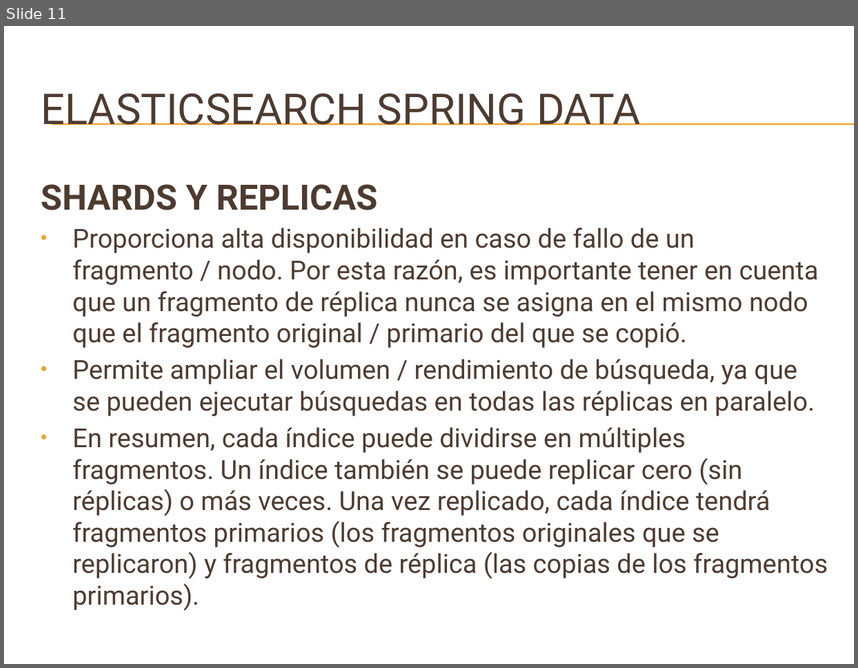
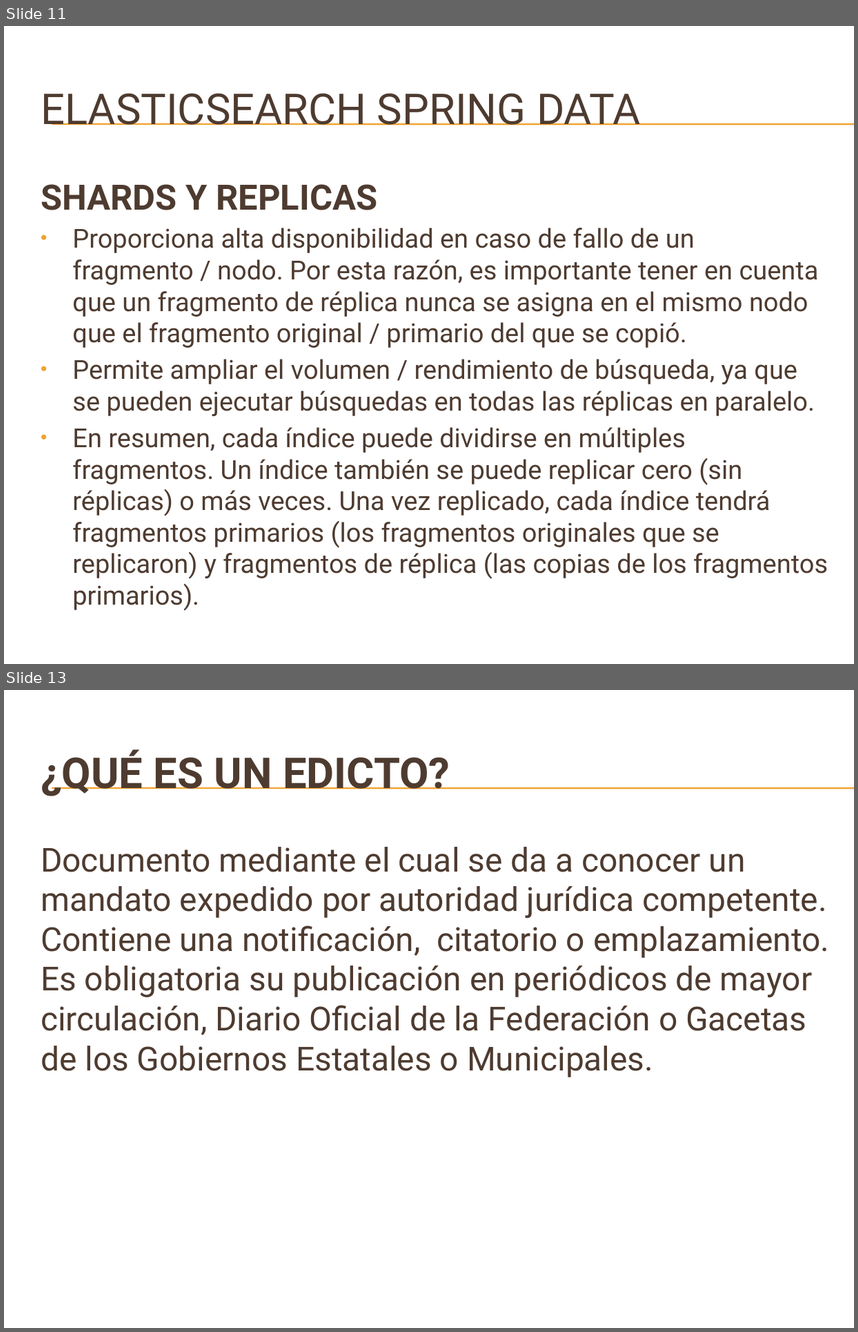
Before and after one commit to danielrpg/searchEngineAPI, a slide deck: document/ELASTICSEARCH SPRING DATA04.pptx. Shown one above the other, each under a label of ours: slide 11 before the commit, slides 11 and 13 after it; the slides between them are not shown. The pictures are 858x668 and 858x1332 pixels, drawn with LibreOffice and Linux fonts; fonts in the diff are those of the drawing; background and template pictures are left out. Boxes give left, top, right and bottom in pixels: in the first picture for what was removed or moved away, otherwise in the second. Text is boxed around its words. In the diff, an @@ line names an element or a change of style, - is before the commit and + after.

```diff
--- a/document/ELASTICSEARCH SPRING DATA04.pptx
+++ b/document/ELASTICSEARCH SPRING DATA04.pptx
@@ slide 13 added at bbox=[4, 690, 854, 1328], background picture (left out); not listed: 2 template elements that a slide beside it also shows @@
@@ title added at bbox=[41, 749, 450, 796], 36 pt, text #4E3B30, bold @@
+¿QUÉ ES UN EDICTO?
@@ text added at bbox=[41, 847, 829, 1077], 28 pt, text #4E3B30 @@
+Documento mediante el cual se da a conocer un mandato expedido por autoridad jurídica competente. Contiene una notificación, citatorio o emplazamiento. Es obligatoria su publicación en periódicos de mayor circulación, Diario Oficial de la Federación o Gacetas de los Gobiernos Estatales o Municipales.
```
Also in this commit, not shown: 1 slide changed, 6 other slides added, 10 other files.
